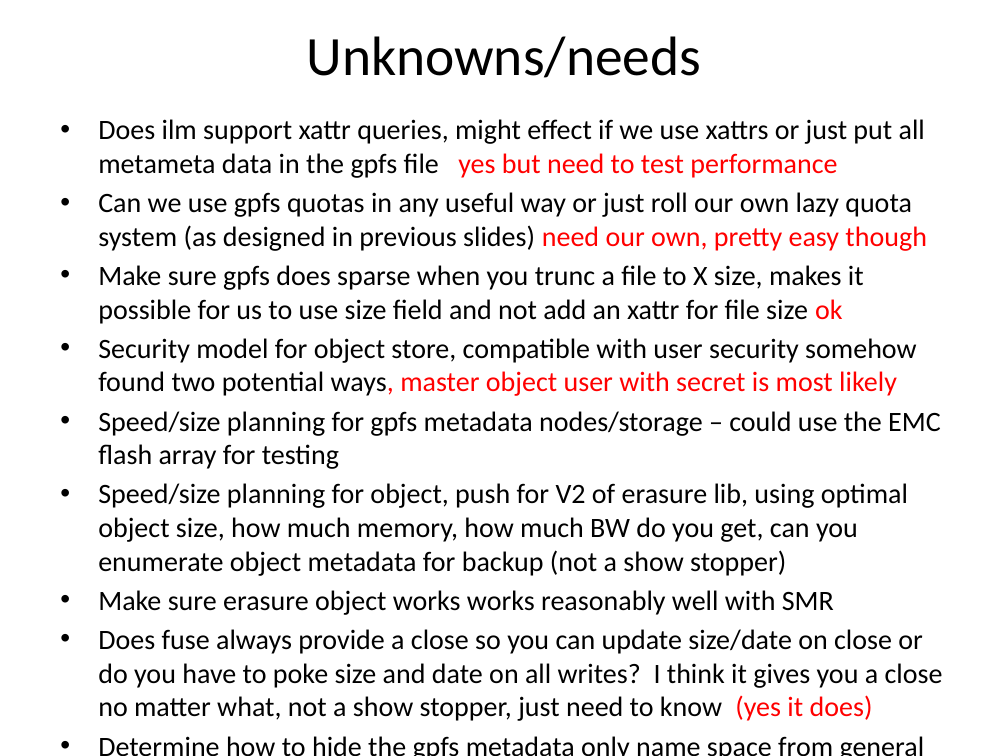
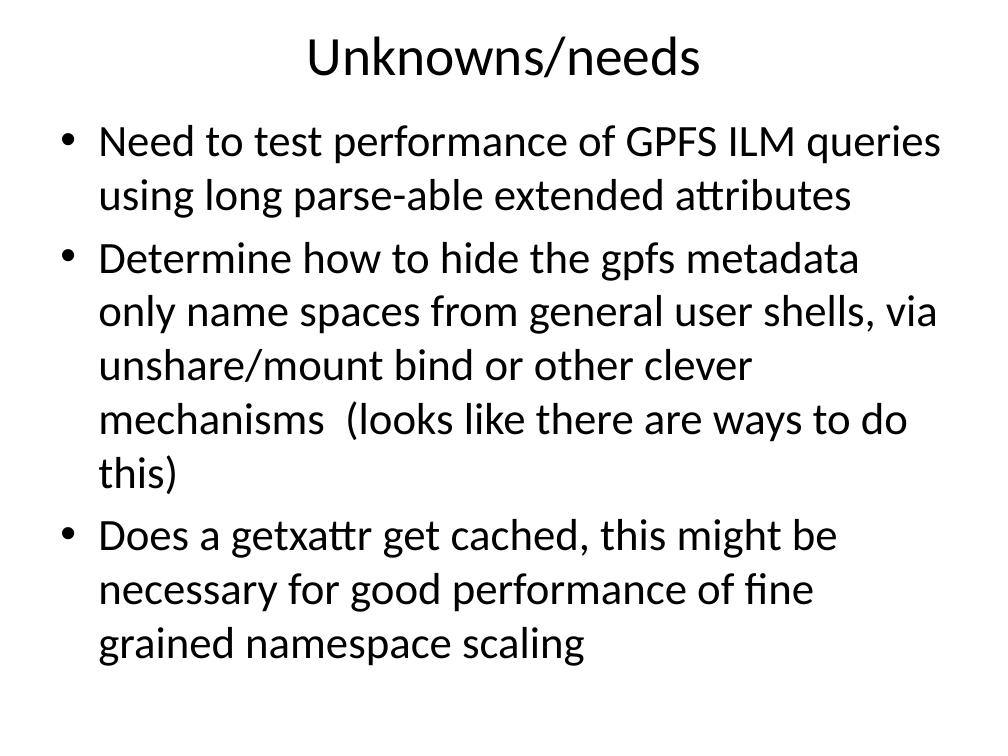
Before and after one commit to mar-file-system/marfs, a slide deck: slide 21 of Documentation/MarFS.pptx (slide 12 before the commit). Drawn at 1008x756 pixels with LibreOffice and Linux fonts; fonts in the diff are those of the drawing. Boxes give left, top, right and bottom in pixels: in the first picture for what was removed or moved away, otherwise in the second. Text is boxed around its words. In the diff, an @@ line names an element or a change of style, - is before the commit and + after.

```diff
--- a/Documentation/MarFS.pptx
+++ b/Documentation/MarFS.pptx
@@ text at (98, 125, 941, 666): text changed; size 20 to 32 pt @@
-• Does ilm support xattr queries, might effect if we use xattrs or just put all metameta data in the gpfs file yes but need to test performance
-• Can we use gpfs quotas in any useful way or just roll our own lazy quota system (as designed in previous slides) need our own, pretty easy though
-• Make sure gpfs does sparse when you trunc a file to X size, makes it possible for us to use size field and not add an xattr for file size ok
-• Security model for object store, compatible with user security somehow found two potential ways, master object user with secret is most likely
-• Speed/size planning for gpfs metadata nodes/storage – could use the EMC flash array for testing
-• Speed/size planning for object, push for V2 of erasure lib, using optimal object size, how much memory, how much BW do you get, can you enumerate object metadata for backup (not a show stopper)
-• Make sure erasure object works works reasonably well with SMR
-• Does fuse always provide a close so you can update size/date on close or do you have to poke size and date on all writes? I think it gives you a close no matter what, not a show stopper, just need to know (yes it does)
-• Determine how to hide the gpfs metadata only name space from general user shells, via unshare/mount bind or other clever mechanisms (looks like there are ways to do this)
+• Need to test performance of GPFS ILM queries using long parse-able extended attributes
+• Determine how to hide the gpfs metadata only name spaces from general user shells, via unshare/mount bind or other clever mechanisms (looks like there are ways to do this)
+• Does a getxattr get cached, this might be necessary for good performance of fine grained namespace scaling
```
Also in this commit, not shown: 12 other slides changed, 8 slides added, 2 slides removed, 2 other files.
